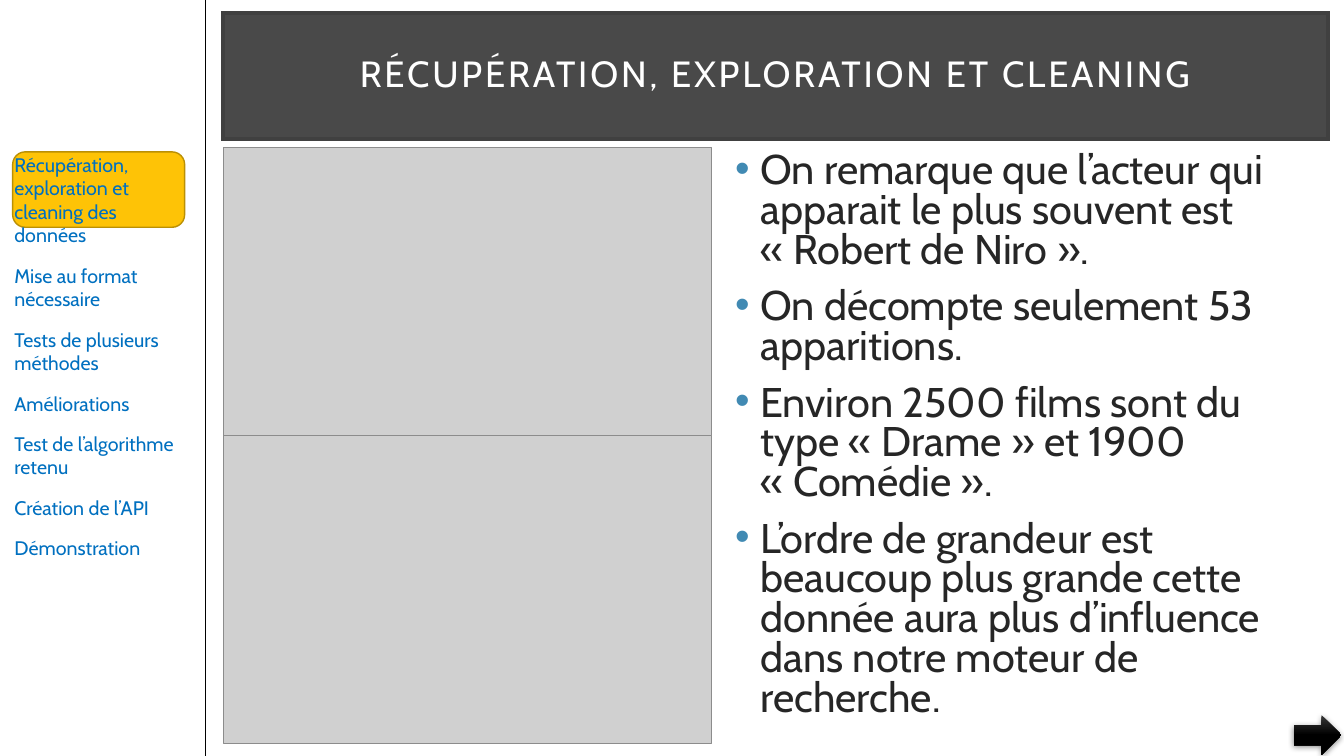
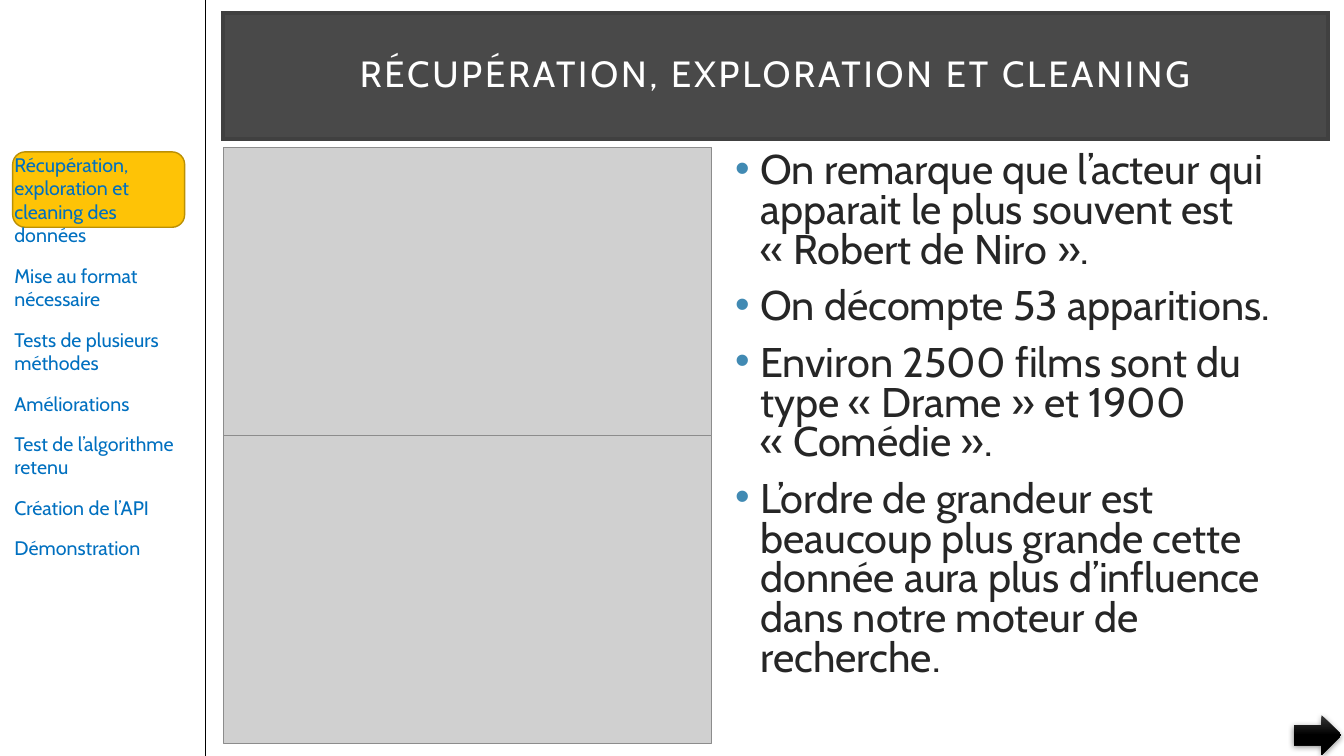
Before and after one commit to pfroide/python, a slide deck: slide 9 of Projet_3/p3.pptx. Drawn at 1344x756 pixels with LibreOffice and Linux fonts; fonts in the diff are those of the drawing; grey boxes stand for pictures. Boxes give left, top, right and bottom in pixels: in the first picture for what was removed or moved away, otherwise in the second. Text is boxed around its words. In the diff, an @@ line names an element or a change of style, - is before the commit and + after.

```diff
--- a/Projet_3/p3.pptx
+++ b/Projet_3/p3.pptx
@@ text at (760, 289, 1270, 330): text changed @@
-• On décompte seulement 53 apparitions.
+• On décompte 53 apparitions.
```
Also in this commit, not shown: 13 other slides changed, 1 slide added.
